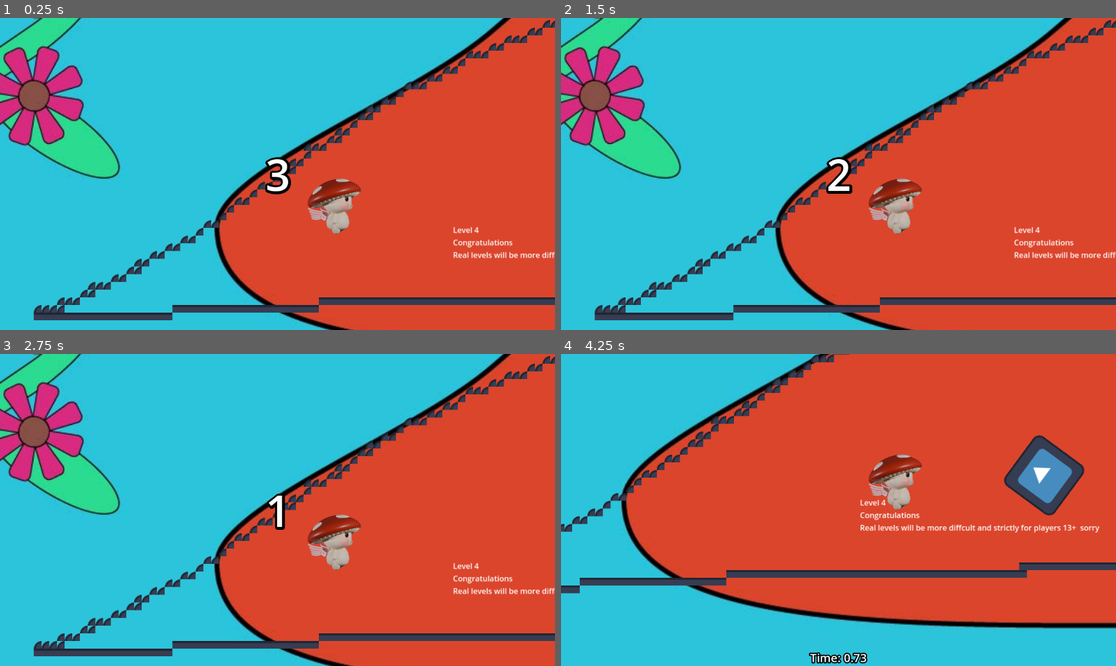
Above: before the commit, frames 1-4 (two rows, left to right).
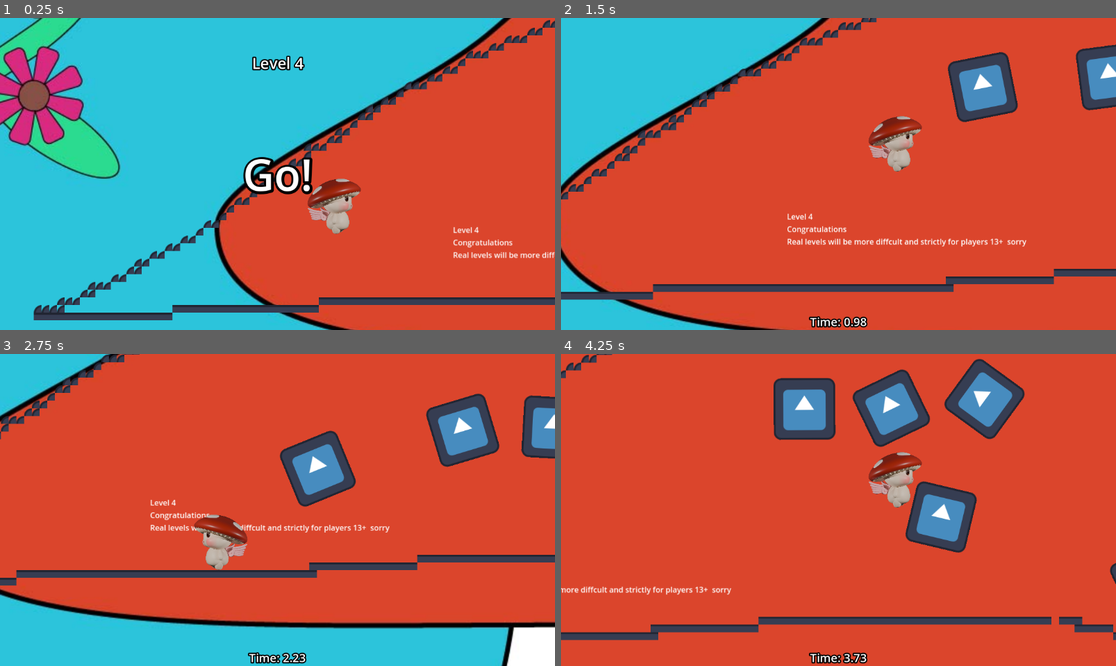
Above: after the commit, the same moments.

Repository: dustngroh/CapstoneProject
Game: Godot game, scene res://scenes/levels/main_levels/level_4.tscn
Same seed, same stepped clock (60 frames per second), same inputs: the game is played once before the commit and once after it. This scene is started directly instead of the project's main scene. The engine's default icon, where the game draws it, is replaced by a stand-in: a white triangle on a blue panel in a dark square.
Inputs:
- Up to frame 1 (0.25 s): no input
- Up to frame 2 (1.5 s): tap Enter at 0.5 s; hold Right (walk_right) from 0.53 s (still down); tap Space (jump) at 0.6, 0.77, 1.07, 1.35 s
- Up to frame 3 (2.75 s): tap Space (jump) at 1.52, 1.82, 2.1 s; release Right (walk_right) at 2.03 s; hold Left (walk_left) from 2.03 s (still down)
- Up to frame 4 (4.25 s): release Left (walk_left) at 2.78 s; hold Right (walk_right) from 2.78 s (still down); tap Space (jump) at 2.85, 3.02, 3.32, 3.6, 3.77, 4.07 s

The runs differ from the first frame. In frame 1, 1.4% of the frame differs, in the area x 43-57%, y 12-57%; in frame 2, 58%; in frame 3, 66%, in the area x 0-100%, y 0-100%; in frame 4, 51%.

Commit message:
Make countdown adjustable. Fix TouchControls to only be added when enabled.

Diff:
--- /dev/null
+++ b/run-game/scenes/common/touch_controls.tscn
@@ -0,0 +1,65 @@
+[gd_scene load_steps=2 format=3 uid="uid://coopu6svniep4"]
+
+[ext_resource type="Script" path="res://scenes/common/touch_controls.gd" id="1_3ptop"]
+
+[node name="TouchControls" type="Control" groups=["TouchControls"]]
+layout_mode = 3
+anchors_preset = 15
+anchor_right = 1.0
+anchor_bottom = 1.0
+grow_horizontal = 2
+grow_vertical = 2
+mouse_filter = 2
+script = ExtResource("1_3ptop")
+metadata/_edit_use_anchors_ = true
+
+[node name="RightButton" type="Button" parent="."]
+layout_mode = 1
+anchors_preset = -1
+anchor_left = 0.925347
+anchor_top = 0.816358
+anchor_right = 0.925347
+anchor_bottom = 0.816358
+offset_left = -95.0
+offset_top = -31.0
+grow_horizontal = 0
+grow_vertical = 0
+mouse_filter = 1
+text = "Move Right"
+metadata/_edit_use_anchors_ = true
+
+[node name="LeftButton" type="Button" parent="."]
+layout_mode = 1
+anchors_preset = -1
+anchor_left = 0.8125
+anchor_top = 0.816358
+anchor_right = 0.8125
+anchor_bottom = 0.816358
+offset_left = -95.0
+offset_top = -31.0
+grow_horizontal = 0
+grow_vertical = 0
+mouse_filter = 1
+text = "Move Left"
+metadata/_edit_use_anchors_ = true
+
+[node name="JumpButton" type="Button" parent="."]
+layout_mode = 1
+anchors_preset = -1
+anchor_left = 0.0928819
+anchor_top = 0.761574
+anchor_right = 0.0928819
+anchor_bottom = 0.761574
+offset_top = -15.5
+offset_right = 95.0
+offset_bottom = 15.5
+grow_vertical = 2
+mouse_filter = 1
+text = "     Jump     "
+metadata/_edit_use_anchors_ = true
+
+[connection signal="button_down" from="RightButton" to="." method="_on_right_button_button_down"]
+[connection signal="button_up" from="RightButton" to="." method="_on_right_button_button_up"]
+[connection signal="button_down" from="LeftButton" to="." method="_on_left_button_button_down"]
+[connection signal="button_up" from="LeftButton" to="." method="_on_left_button_button_up"]
+[connection signal="pressed" from="JumpButton" to="." method="_on_jump_button_pressed"]
--- a/run-game/scenes/levels/BaseLevel.tscn
+++ b/run-game/scenes/levels/BaseLevel.tscn
@@ -1,10 +1,10 @@
-[gd_scene load_steps=12 format=3 uid="uid://ds5twxhi7yq7j"]
+[gd_scene load_steps=13 format=3 uid="uid://ds5twxhi7yq7j"]
 
 [ext_resource type="Script" path="res://scenes/levels/base_level.gd" id="1_3y0r6"]
 [ext_resource type="PackedScene" uid="uid://bh68ke5pd617u" path="res://scenes/entities/characters/player/character_body_2d.tscn" id="2_qdxsp"]
 [ext_resource type="PackedScene" uid="uid://c7dcnp2hndaih" path="res://scenes/common/win_zone.tscn" id="2_yau4l"]
 [ext_resource type="PackedScene" uid="uid://dhikxsmxr43ju" path="res://scenes/common/ResultsScreen.tscn" id="3_abmcm"]
-[ext_resource type="Script" path="res://scenes/levels/touch_controls.gd" id="4_ogj5t"]
+[ext_resource type="PackedScene" uid="uid://coopu6svniep4" path="res://scenes/common/touch_controls.tscn" id="4_iqqkr"]
 [ext_resource type="AudioStream" uid="uid://chlohcx8g3x82" path="res://assets/audio/sounds/countdown.wav" id="6_3dscg"]
 [ext_resource type="AudioStream" uid="uid://dgsuqakvss1gw" path="res://assets/audio/sounds/start.wav" id="7_6fkqq"]
 [ext_resource type="PackedScene" uid="uid://dg7278bc2g4bx" path="res://scenes/common/admin_controls.tscn" id="8_nyb32"]
@@ -23,12 +23,18 @@
 shadow_size = 20
 shadow_color = Color(0, 0, 0, 1)
 
+[sub_resource type="LabelSettings" id="LabelSettings_1i8xa"]
+font_size = 32
+outline_size = 10
+outline_color = Color(0, 0, 0, 1)
+
 [sub_resource type="WorldBoundaryShape2D" id="WorldBoundaryShape2D_16w4h"]
 
 [node name="BaseLevel" type="Node2D"]
 script = ExtResource("1_3y0r6")
 player_scene = ExtResource("2_qdxsp")
 admin_controls_scene = ExtResource("8_nyb32")
+touch_controls_scene = ExtResource("4_iqqkr")
 
 [node name="ColorRect" type="ColorRect" parent="."]
 offset_left = -5304.0
@@ -44,61 +50,6 @@
 [node name="WinZone" parent="." instance=ExtResource("2_yau4l")]
 
 [node name="UI" type="CanvasLayer" parent="."]
-
-[node name="TouchControls" type="Control" parent="UI" groups=["TouchControls"]]
-layout_mode = 3
-anchors_preset = 15
-anchor_right = 1.0
-anchor_bottom = 1.0
-grow_horizontal = 2
-grow_vertical = 2
-script = ExtResource("4_ogj5t")
-metadata/_edit_use_anchors_ = true
-
-[node name="RightButton" type="Button" parent="UI/TouchControls"]
-layout_mode = 1
-anchors_preset = -1
-anchor_left = 0.925347
-anchor_top = 0.816358
-anchor_right = 0.925347
-anchor_bottom = 0.816358
-offset_left = -95.0
-offset_top = -31.0
-grow_horizontal = 0
-grow_vertical = 0
-mouse_filter = 1
-text = "Move Right"
-metadata/_edit_use_anchors_ = true
-
-[node name="LeftButton" type="Button" parent="UI/TouchControls"]
-layout_mode = 1
-anchors_preset = -1
-anchor_left = 0.8125
-anchor_top = 0.816358
-anchor_right = 0.8125
-anchor_bottom = 0.816358
-offset_left = -95.0
-offset_top = -31.0
-grow_horizontal = 0
-grow_vertical = 0
-mouse_filter = 1
-text = "Move Left"
-metadata/_edit_use_anchors_ = true
-
-[node name="JumpButton" type="Button" parent="UI/TouchControls"]
-layout_mode = 1
-anchors_preset = -1
-anchor_left = 0.0928819
-anchor_top = 0.761574
-anchor_right = 0.0928819
-anchor_bottom = 0.761574
-offset_top = -15.5
-offset_right = 95.0
-offset_bottom = 15.5
-grow_vertical = 2
-mouse_filter = 1
-text = "     Jump     "
-metadata/_edit_use_anchors_ = true
 
 [node name="TimeLabel" type="Label" parent="UI"]
 anchors_preset = 7
@@ -135,6 +86,18 @@
 [node name="StartAudio" type="AudioStreamPlayer" parent="UI"]
 stream = ExtResource("7_6fkqq")
 
+[node name="LevelLabel" type="Label" parent="UI"]
+anchors_preset = 5
+anchor_left = 0.5
+anchor_right = 0.5
+offset_left = -20.0
+offset_top = 71.0
+offset_right = 20.0
+offset_bottom = 94.0
+grow_horizontal = 2
+label_settings = SubResource("LabelSettings_1i8xa")
+metadata/_edit_use_anchors_ = true
+
 [node name="BottomWorldBorder" type="Area2D" parent="."]
 position = Vector2(0, 2000)
 metadata/_edit_group_ = true
@@ -143,9 +106,4 @@
 shape = SubResource("WorldBoundaryShape2D_16w4h")
 
 [connection signal="win" from="WinZone" to="." method="_on_win_zone_win"]
-[connection signal="button_down" from="UI/TouchControls/RightButton" to="UI/TouchControls" method="_on_right_button_button_down"]
-[connection signal="button_up" from="UI/TouchControls/RightButton" to="UI/TouchControls" method="_on_right_button_button_up"]
-[connection signal="button_down" from="UI/TouchControls/LeftButton" to="UI/TouchControls" method="_on_left_button_button_down"]
-[connection signal="button_up" from="UI/TouchControls/LeftButton" to="UI/TouchControls" method="_on_left_button_button_up"]
-[connection signal="pressed" from="UI/TouchControls/JumpButton" to="UI/TouchControls" method="_on_jump_button_pressed"]
 [connection signal="body_entered" from="BottomWorldBorder" to="." method="_on_bottom_world_border_body_entered"]
--- a/run-game/scenes/levels/base_level.gd
+++ b/run-game/scenes/levels/base_level.gd
@@ -2,11 +2,15 @@
 
 @export var player_scene: PackedScene
 @export var admin_controls_scene: PackedScene
+@export var touch_controls_scene: PackedScene
 @export var current_level_number = 1
+@export var countdown_seconds = 3
+
 var base_level_path = "res://scenes/levels/main_levels/level_"
 var total_levels = 4
 
 var admin_controls_instance: Control = null
+var touch_controls_instance: Control = null
 
 
 var player: CharacterBody2D
@@ -19,18 +23,34 @@
 @onready var win_zone: Area2D = $WinZone
 @onready var leaderboard: CanvasLayer = $UI/Leaderboard
 @onready var countdown_label: Label = $UI/CountdownLabel
+@onready var level_label: Label = $UI/LevelLabel
 @onready var spawn_point: Marker2D = $SpawnPoint
 @onready var countdown_player: AudioStreamPlayer = $UI/CountdownAudio
 @onready var start_player: AudioStreamPlayer = $UI/StartAudio
 
 
 func _ready():
+	# Check for touch controls, must be added before spawn_player()
+	if Settings.touch_controls_enabled:
+
+		# Remove any existing controls first
+		var existing_touch_controls = get_tree().get_nodes_in_group("TouchControls")
+		for control in existing_touch_controls:
+			control.free()
+
+		# Add new controls
+		if touch_controls_instance == null:
+			touch_controls_instance = touch_controls_scene.instantiate() # Only instantiated if enabled
+			$UI.add_child(touch_controls_instance)  # Add the touch controls to the UI
+
 	spawn_player()
 
 	# Set up Timer
 	level_timer.wait_time = 1.0
 	level_timer.one_shot = false
 
+	level_label.text = "Level " + str(current_level_number)
+	level_label.show()
 	countdown_label.show()
 	start_countdown()
 
@@ -40,10 +60,6 @@
 	# Connect leaderboard buttons
 	leaderboard.get_node("NextLevelButton").pressed.connect(_on_next_button_pressed)
 	leaderboard.get_node("MainMenuButton").pressed.connect(_on_main_button_pressed)
-
-
-	# Check for touch controls
-	$UI/TouchControls.visible = Settings.touch_controls_enabled
 
 	# Check for admin controls
 	if Settings.admin_controls_enabled:
@@ -80,7 +96,7 @@
 	show_leaderboard()
 
 func start_countdown():
-	for i in range(3, 0, -1):  # Countdown from 3 to 1
+	for i in range(countdown_seconds, 0, -1):  # Countdown from countdown_seconds to 1
 		countdown_label.text = str(i)
 		countdown_player.play()
 		await get_tree().create_timer(1.0).timeout  # Wait 1 second per number
@@ -88,7 +104,8 @@
 	countdown_label.text = "Go!"
 	start_player.play()
 	await get_tree().create_timer(0.5).timeout  # Show "Go!" briefly
-	countdown_label.hide()  # Hide the label
+	countdown_label.hide()
+	level_label.hide()
 
 	# Start the timer
 	timer_running = true
--- a/run-game/scenes/levels/main_levels/level_4.tscn
+++ b/run-game/scenes/levels/main_levels/level_4.tscn
@@ -7,6 +7,7 @@
 
 [node name="Level4" instance=ExtResource("1_islso")]
 current_level_number = 4
+countdown_seconds = 0
 
 [node name="Background" type="TextureRect" parent="." index="1"]
 offset_left = -157.0
Renamed: run-game/scenes/levels/touch_controls.gd -> run-game/scenes/common/touch_controls.gd
Not shown, changed: docs/index.html
Not shown, changed: docs/index.pck
